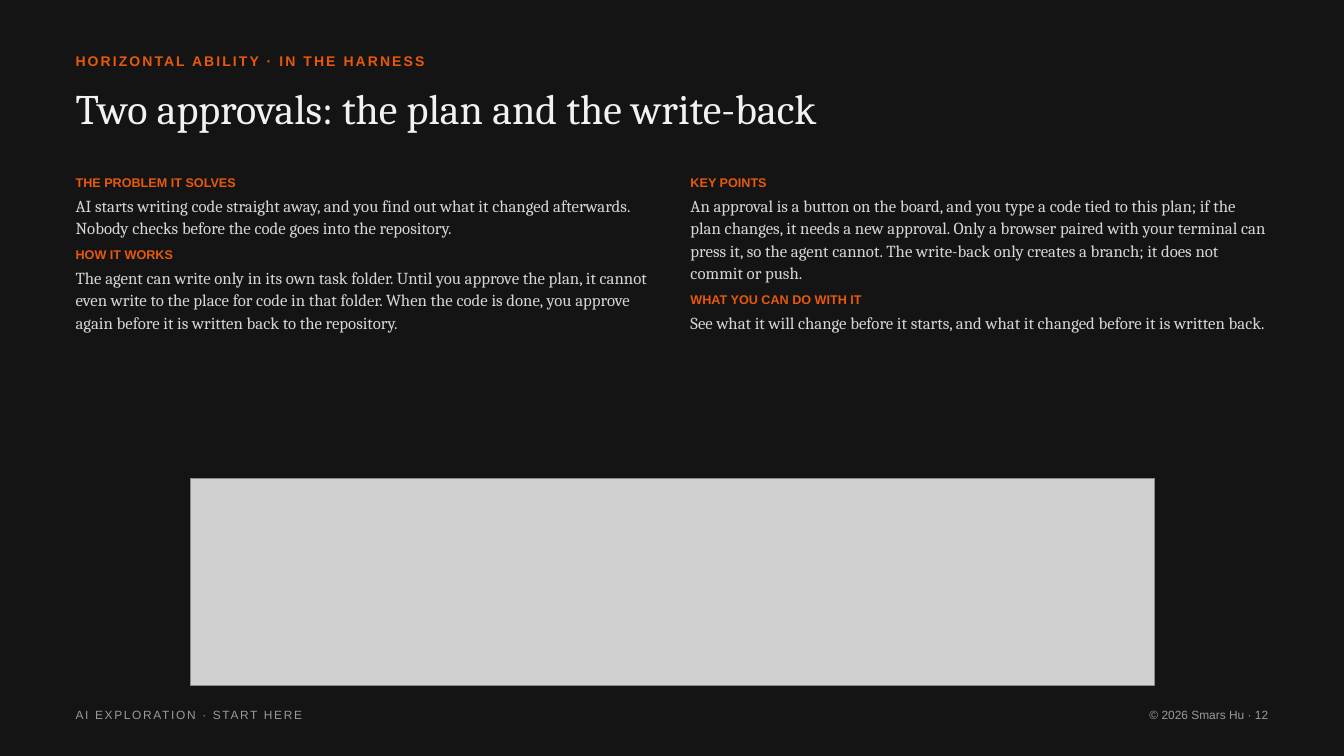
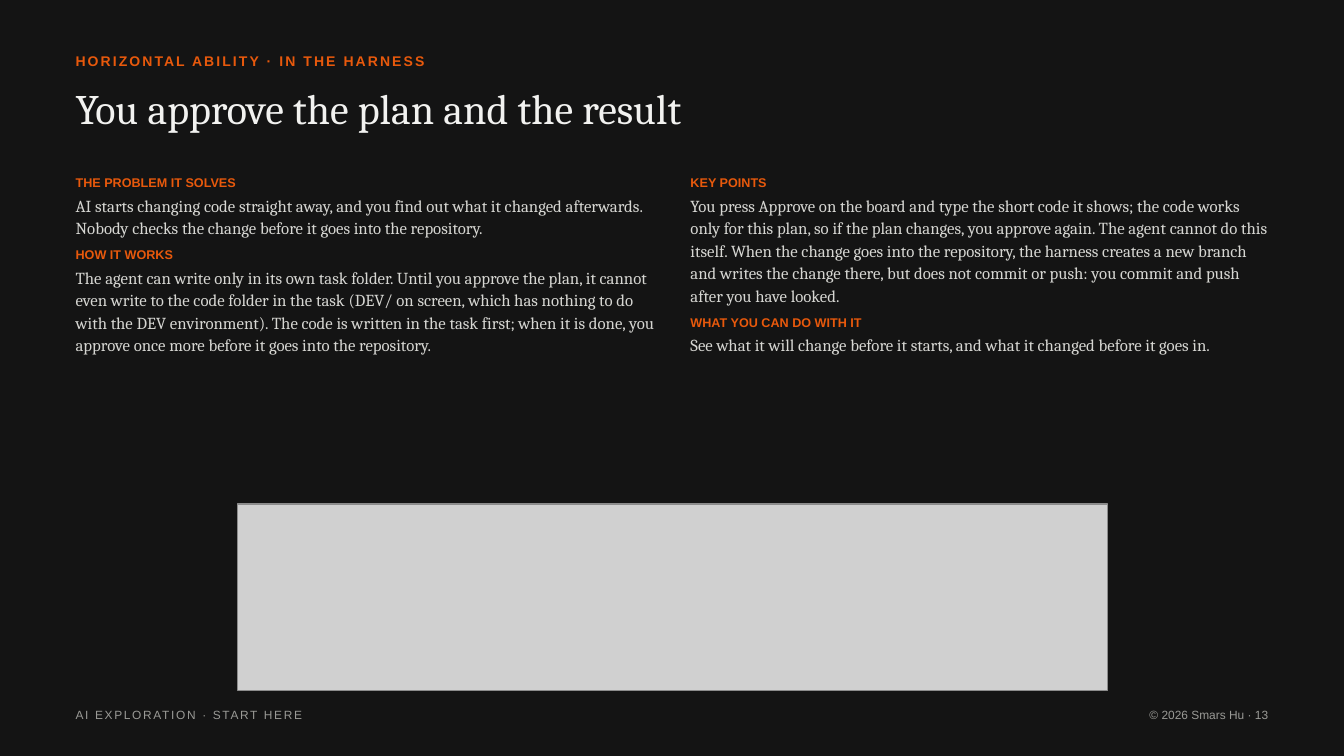
Before and after one commit to Smars-Bin-Hu/ai-exploration, a slide deck: slide 13 of Start Here/Start Here.pptx (slide 12 before the commit). Drawn at 1344x756 pixels with LibreOffice and Linux fonts; fonts in the diff are those of the drawing; grey boxes stand for pictures. Boxes give left, top, right and bottom in pixels: in the first picture for what was removed or moved away, otherwise in the second. Text is boxed around its words. In the diff, an @@ line names an element or a change of style, - is before the commit and + after.

```diff
--- a/Start Here/Start Here.pptx
+++ b/Start Here/Start Here.pptx
@@ text at bbox=[76, 95, 681, 133]: text changed @@
-Two approvals: the plan and the write-back
+You approve the plan and the result
@@ text at bbox=[76, 200, 643, 238]: text changed @@
-AI starts writing code straight away, and you find out what it changed afterwards. Nobody checks before the code goes into the repository.
+AI starts changing code straight away, and you find out what it changed afterwards. Nobody checks the change before it goes into the repository.
@@ text at bbox=[690, 200, 1267, 306]: text changed @@
-An approval is a button on the board, and you type a code tied to this plan; if the plan changes, it needs a new approval. Only a browser paired with your terminal can press it, so the agent cannot. The write-back only creates a branch; it does not commit or push.
+You press Approve on the board and type the short code it shows; the code works only for this plan, so if the plan changes, you approve again. The agent cannot do this itself. When the change goes into the repository, the harness creates a new branch and writes the change there, but does not commit or push: you commit and push after you have looked.
@@ text at bbox=[76, 272, 654, 355]: text changed @@
-The agent can write only in its own task folder. Until you approve the plan, it cannot even write to the place for code in that folder. When the code is done, you approve again before it is written back to the repository.
+The agent can write only in its own task folder. Until you approve the plan, it cannot even write to the code folder in the task (DEV/ on screen, which has nothing to do with the DEV environment). The code is written in the task first; when it is done, you approve once more before it goes into the repository.
@@ text at bbox=[690, 339, 1209, 355]: text changed @@
-See what it will change before it starts, and what it changed before it is written back.
+See what it will change before it starts, and what it changed before it goes in.
@@ picture: place and size @@
-picture at bbox=[191, 479, 1154, 686]
+picture at bbox=[238, 504, 1108, 691]
```
Also in this commit, not shown: 17 other slides changed, 2 slides added, 18 other files.
